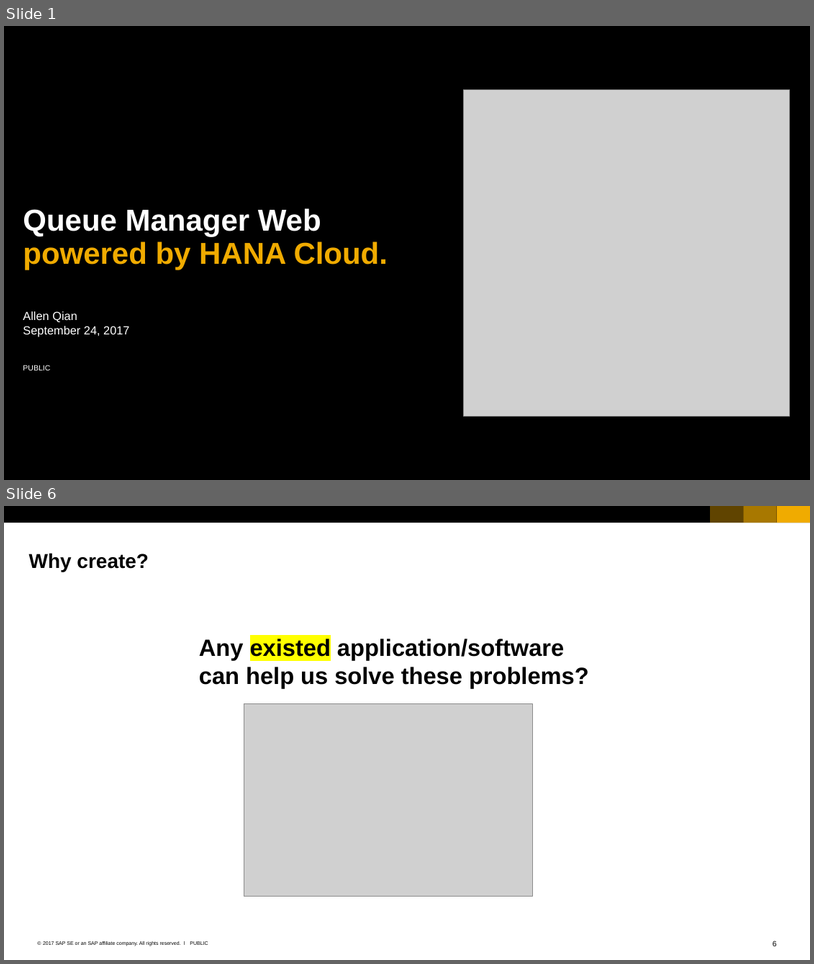
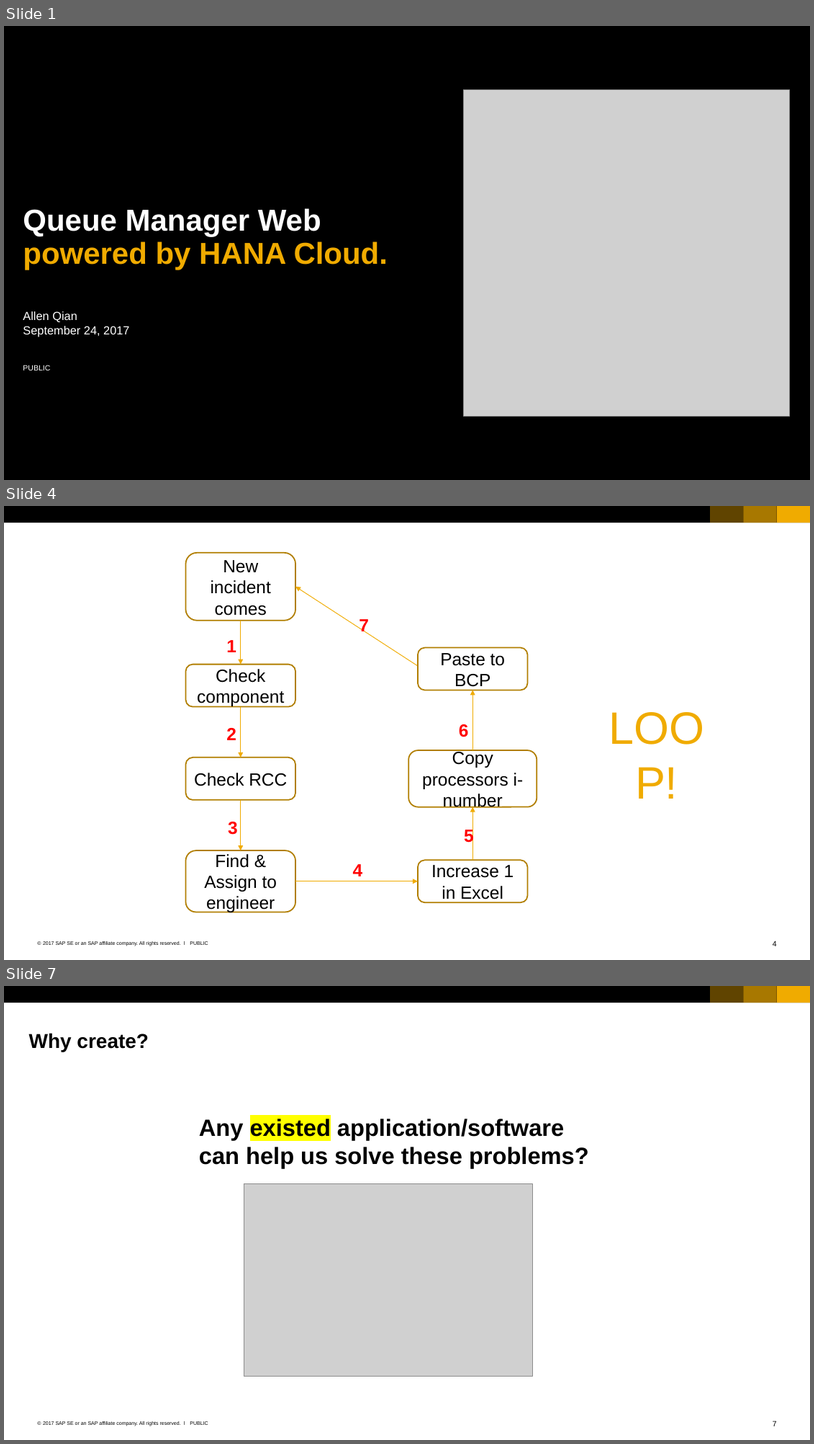
Before and after one commit to qianyilun/workload-calculator, a slide deck: SAP_2017_16x9_black_and_white.pptx. Shown one above the other, each under a label of ours: slides 1 and 6 before the commit, slides 1, 4 and 7 after it; the slides between them are not shown. The pictures are 814x964 and 814x1444 pixels, drawn with LibreOffice and Linux fonts; fonts in the diff are those of the drawing; grey boxes stand for pictures; background and template pictures are left out. Boxes give left, top, right and bottom in pixels: in the first picture for what was removed or moved away, otherwise in the second. Text is boxed around its words. In the diff, an @@ line names an element or a change of style, - is before the commit and + after.

```diff
--- a/SAP_2017_16x9_black_and_white.pptx
+++ b/SAP_2017_16x9_black_and_white.pptx
@@ slide 4 added at (4,506,810,960), background #FFFFFF; not listed: 7 template elements that a slide beside it also shows @@
@@ rounded rectangle added at (186,553,296,620), fill #FFFFFF, outline #B27F00 1.5 pt, 21 pt, text #000000 @@
+New incident comes
@@ arrow added from (418, 666) to (296, 587), #F0AB00 0.79 pt @@
@@ arrow added from (241, 620) to (241, 664), #F0AB00 0.79 pt @@
@@ text added at (359,619,369,635), 21 pt, text #FF0000, bold @@
+7
@@ text added at (226,640,237,652), 21 pt, text #FF0000, bold @@
+1
@@ rounded rectangle added at (418,647,528,690), fill #FFFFFF, outline #B27F00 1.5 pt, 21 pt, text #000000 @@
+Paste to BCP
@@ rounded rectangle added at (186,664,296,706), fill #FFFFFF, outline #B27F00 1.5 pt, 21 pt, text #000000 @@
+Check component
@@ arrow added from (473, 750) to (473, 690), #F0AB00 0.79 pt @@
@@ text added at (592,696,722,757), 54 pt, text #F0AB00 @@
+LOOP!
@@ arrow added from (241, 707) to (241, 757), #F0AB00 0.79 pt @@
@@ text added at (226,728,237,740), 21 pt, text #FF0000, bold @@
+2
@@ text added at (459,724,469,737), 21 pt, text #FF0000, bold @@
+6
@@ rounded rectangle added at (186,757,296,799), fill #FFFFFF, outline #B27F00 1.5 pt, 21 pt, text #000000 @@
+Check RCC
@@ rounded rectangle added at (409,750,537,807), fill #FFFFFF, outline #B27F00 1.5 pt, 21 pt, text #000000 @@
+Copy processors i-number
@@ arrow added from (241, 800) to (241, 850), #F0AB00 0.79 pt @@
@@ arrow added from (473, 860) to (473, 806), #F0AB00 0.79 pt @@
@@ text added at (228,821,238,834), 21 pt, text #FF0000, bold @@
+3
@@ text added at (464,827,474,845), 21 pt, text #FF0000, bold @@
+5
@@ rounded rectangle added at (186,850,296,911), fill #FFFFFF, outline #B27F00 1.5 pt, 21 pt, text #000000 @@
+Find & Assign to engineer
@@ text added at (353,864,363,876), 21 pt, text #FF0000, bold @@
+4
@@ rounded rectangle added at (418,860,528,902), fill #FFFFFF, outline #B27F00 1.5 pt, 21 pt, text #000000 @@
+Increase 1 in Excel
@@ arrow added from (296, 881) to (418, 881), #F0AB00 0.79 pt @@
@@ what was slide 6 is now slide 7 @@
@@ page number at (773,1420,777,1426): text changed @@
-6
+7
```
Also in this commit, not shown: 6 slides changed, 2 other slides added, 17 slides removed.
